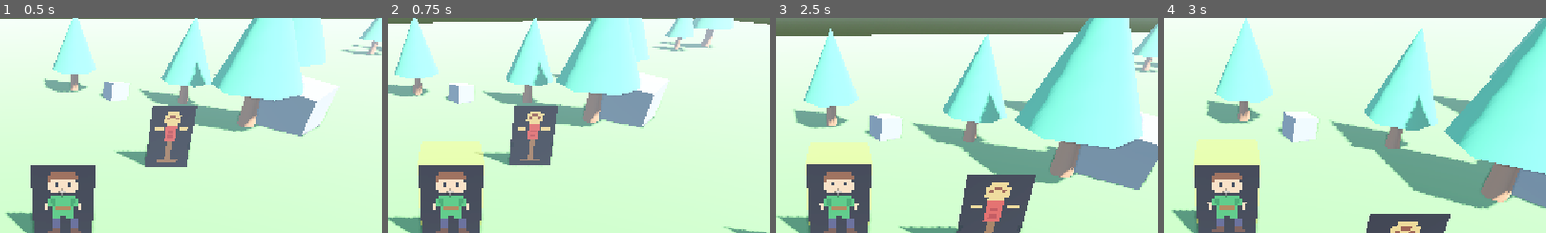
Above: before the commit, frames 1-4 (left to right).
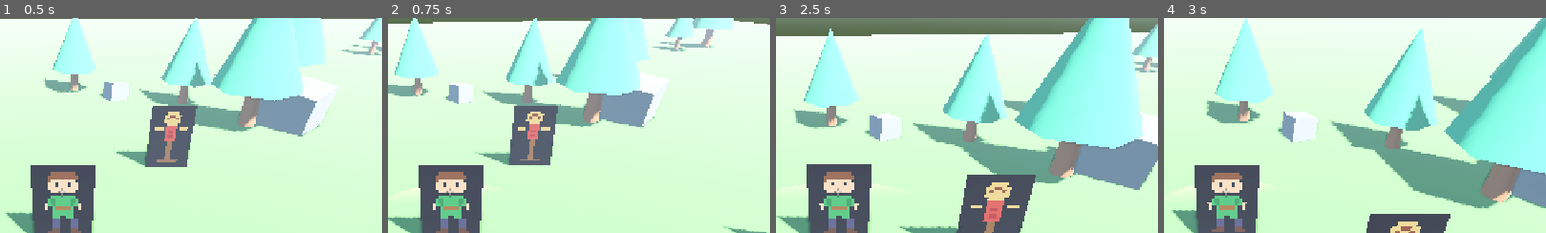
Above: after the commit, the same moments.

Repository: 7sda58/WEAPON_MASTERY_RPG
Game: Godot game, scene res://scenes/levels/test_arena.tscn
Two runs of this game, one before a commit and one after it. Both use one fixed random seed, a clock stepped at 60 frames per second and the inputs below.
Inputs (mouse positions are % of the whole screen's width and height, from its top left):
- Up to frame 1 (0.5 s): no input
- Up to frame 2 (0.75 s): tap Enter at 0.5 s; move the mouse to (55, 50) at 0.52 s; hold W (move_up) from 0.53 s (still down); click (55, 50) at 0.6 s
- Up to frame 3 (2.5 s): keep holding W (move_up); right-click (55, 50) at 0.8 s; move the mouse to (45, 50) at 1.27 s; right-click (45, 50) at 1.35 s; tap R at 1.55, 2.1 s; move the mouse to (52, 48) at 2.02 s; click (52, 48) at 2.3 s
- Up to frame 4 (3 s): keep holding W (move_up); move the mouse to (49, 52) at 2.77 s; click (49, 52) at 2.85 s
The pictures show only the part of the screen within x 42-92%, y 9-59%; the shares and areas given below are measured in that part.

Frame 1 is identical in both runs. In frame 2, 2.1% of the frame differs, in the area x 2-26%, y 57-97%; in frame 3, 1.9%; in frame 4, 2.2%, in the area x 2-26%, y 56-96%.

Commit message:
2.12: slash trail, impact flash, contact sparks; death screen and respawn

Diff:
--- /dev/null
+++ b/scenes/ui/death_screen.tscn
@@ -0,0 +1,53 @@
+[gd_scene format=3 uid="uid://if4l8af0j81i"]
+
+[ext_resource type="Script" uid="uid://cqhk4v7nsoyy" path="res://scripts/ui/death_screen.gd" id="1_death"]
+
+[node name="DeathScreen" type="CanvasLayer"]
+layer = 10
+script = ExtResource("1_death")
+
+[node name="Overlay" type="ColorRect" parent="."]
+anchors_preset = 15
+anchor_right = 1.0
+anchor_bottom = 1.0
+grow_horizontal = 2
+grow_vertical = 2
+mouse_filter = 2
+color = Color(0.05, 0.0, 0.0, 0.7)
+
+[node name="Title" type="Label" parent="."]
+anchors_preset = 8
+anchor_left = 0.5
+anchor_top = 0.5
+anchor_right = 0.5
+anchor_bottom = 0.5
+offset_left = -400.0
+offset_top = -80.0
+offset_right = 400.0
+offset_bottom = 20.0
+pivot_offset = Vector2(400, 50)
+theme_override_colors/font_color = Color(0.85, 0.12, 0.1, 1)
+theme_override_colors/font_outline_color = Color(0, 0, 0, 1)
+theme_override_constants/outline_size = 14
+theme_override_font_sizes/font_size = 84
+text = "YOU DIED"
+horizontal_alignment = 1
+vertical_alignment = 1
+
+[node name="Hint" type="Label" parent="."]
+anchors_preset = 8
+anchor_left = 0.5
+anchor_top = 0.5
+anchor_right = 0.5
+anchor_bottom = 0.5
+offset_left = -400.0
+offset_top = 40.0
+offset_right = 400.0
+offset_bottom = 80.0
+theme_override_colors/font_color = Color(0.9, 0.9, 0.9, 1)
+theme_override_colors/font_outline_color = Color(0, 0, 0, 1)
+theme_override_constants/outline_size = 6
+theme_override_font_sizes/font_size = 24
+text = "Press R to respawn"
+horizontal_alignment = 1
+vertical_alignment = 1
--- a/scripts/enemies/slime.gd
+++ b/scripts/enemies/slime.gd
@@ -50,6 +50,7 @@
 
 
 func _ready() -> void:
+	add_to_group("enemies")
 	_spawn_pos = global_position
 	# แยกวัสดุของแต่ละตัว ไม่ให้สไลม์หลายตัวกระพริบพร้อมกัน
 	_danger_mat = danger_mesh.get_active_material(0).duplicate()
@@ -59,6 +60,8 @@
 	health.damaged.connect(_on_damaged)
 	health.died.connect(_on_died)
 	hitbox.parried.connect(_on_parried)
+	hitbox.hitstop_seconds = 0.09            # ถูกสไลม์ชน = หนักกว่าดาบเรา
+	hitbox.spark_color = Color(1.0, 0.4, 0.3)
 
 
 func _physics_process(delta: float) -> void:
@@ -258,3 +261,11 @@
 	body.modulate = Color.WHITE
 	body.scale = Vector3.ONE
 	_set_state(State.IDLE)
+
+
+## ผู้เล่นเกิดใหม่ → ศัตรูกลับจุดเดิม HP เต็ม
+func reset_enemy() -> void:
+	hitbox.deactivate()
+	danger_zone.visible = false
+	alert.visible = false
+	_respawn()
--- a/scripts/player/player.gd
+++ b/scripts/player/player.gd
@@ -9,8 +9,10 @@
 ## Task 2.13 — Input Buffer: กดปุ่มล่วงหน้าระหว่างท่าได้
 ## Task 2.14 — Perfect Dodge: หลบตรงจังหวะ → Stamina คืน + Slow-motion
 ## Task 2.15 — Parry: กดตรงจังหวะ → ไม่เสียเลือด ศัตรูเสียหลัก (ตีแรง ×2)
-
-enum State { NORMAL, ATTACK, DODGE, PARRY, DEAD }
+## Task 2.12 — Combat Feedback: รอยดาบ / กล้องสั่น / โดนตีแล้วกระเด็นและชะงัก (Hitstop + ประกายไฟอยู่ใน hitbox.gd)
+## ตาย → หน้าจอ YOU DIED → กด R เกิดใหม่ที่จุดเริ่ม (ศัตรูรีเซ็ตด้วย)
+
+enum State { NORMAL, ATTACK, DODGE, PARRY, HITSTUN, DEAD }
 
 ## ความเร็วเดิน (เมตรต่อวินาที)
 @export var walk_speed: float = 4.0
@@ -67,6 +69,22 @@
 ## นานกี่วินาที (เวลาจริง)
 @export var slow_mo_seconds: float = 0.3
 
+@export_group("Hit Reaction (โดนตี)")
+## ชะงักกี่เฟรมเมื่อโดนตี (ขยับ/โจมตีไม่ได้)
+@export var hitstun_frames: int = 16
+## ความเร็วกระเด็นตอนโดนตี (เมตรต่อวินาที)
+@export var knockback_speed: float = 6.0
+
+@export_group("Camera Shake")
+## สั่นเมื่อเราตีโดน
+@export var shake_on_hit: float = 0.06
+## สั่นเมื่อเราโดนตี (แรงกว่า)
+@export var shake_on_hurt: float = 0.16
+## สั่นเมื่อ Parry สำเร็จ
+@export var shake_on_parry: float = 0.1
+## ลดแรงสั่นต่อวินาที
+@export var shake_decay: float = 0.9
+
 @export_group("Input Buffer")
 ## จำปุ่มที่กดล่วงหน้าไว้กี่เฟรม (6 เฟรม = 0.1 วินาที)
 @export var input_buffer_frames: int = 6
@@ -76,6 +94,7 @@
 const TINT_RECOVERY := Color(0.55, 0.55, 0.6, 1)
 const TINT_DEAD := Color(0.35, 0.35, 0.35, 1)
 const TINT_PARRY := Color(0.6, 0.85, 1.6, 1)
+const DEATH_SCREEN := preload("res://scenes/ui/death_screen.tscn")
 
 var state: State = State.NORMAL
 ## ทิศที่ตัวละครหัน (แนวราบ, ความยาว 1)
@@ -87,6 +106,9 @@
 var _ignore_attack_frames: int = 0
 
 var hurtbox: Hurtbox
+var _shake: float = 0.0
+var _spawn_pos: Vector3
+var _death_screen: CanvasLayer
 var _buffered_action: StringName = &""
 var _buffer_left: int = 0
 
@@ -97,15 +119,21 @@
 @onready var facing_arrow: Node3D = $FacingArrow
 @onready var camera_pivot: Node3D = $CameraPivot
 @onready var spring_arm: SpringArm3D = $CameraPivot/SpringArm3D
+@onready var camera: Camera3D = $CameraPivot/SpringArm3D/Camera3D
 
 
 func _ready() -> void:
 	add_to_group("player")
+	_spawn_pos = global_position
+	_death_screen = DEATH_SCREEN.instantiate()
+	add_child(_death_screen)
+	_death_screen.respawn_requested.connect(respawn)
 	spring_arm.add_excluded_object(get_rid())  # กล้องไม่ชนตัวผู้เล่นเอง
 	Input.mouse_mode = Input.MOUSE_MODE_CAPTURED
 	health.health_changed.connect(_on_health_changed)
 	health.damaged.connect(_on_damaged)
 	health.died.connect(_on_died)
+	hitbox.hit_landed.connect(func(_h: Hurtbox) -> void: shake(shake_on_hit))
 	_create_hurtbox()
 
 
@@ -130,8 +158,9 @@
 
 ## ถูกโจมตี — ถ้าอยู่ในช่วง i-frame จะไม่เสียเลือด
 ## โดนในช่วงต้นของ i-frame = Perfect Dodge
-func _on_hurtbox_hit(_hitbox: Hitbox) -> void:
+func _on_hurtbox_hit(attacker: Hitbox) -> void:
 	if not health.invincible:
+		_take_hit(attacker)
 		return
 	var perfect_end: int = iframe_start + perfect_dodge_frames - 1
 	if state == State.DODGE and _state_frame <= perfect_end:
@@ -149,14 +178,57 @@
 	DamageNumber.spawn_text(get_tree().current_scene, global_position, "PARRY!", Color(1.0, 0.95, 0.4))
 	body.modulate = TINT_NORMAL
 	state = State.NORMAL
+	shake(shake_on_parry)
+	HitSpark.spawn(get_tree().current_scene, hurtbox.get_center() + facing * 0.4, Color(0.7, 0.9, 1.0), 24)
 	_slow_motion()
 
 
-## ทำให้เกมช้าลงชั่วครู่ — นับเวลาจริง ไม่ช้าตาม
+## ทำให้เกมช้าลงชั่วครู่ (Perfect Dodge / Parry)
 func _slow_motion() -> void:
-	Engine.time_scale = slow_mo_scale
-	await get_tree().create_timer(slow_mo_seconds, true, false, true).timeout
-	Engine.time_scale = 1.0
+	HitStop.apply(slow_mo_scale, slow_mo_seconds)
+
+
+## โดนตีจริง — ยกเลิกท่าที่ทำอยู่ กระเด็นออกจากผู้โจมตี และชะงัก
+func _take_hit(attacker: Hitbox) -> void:
+	shake(shake_on_hurt)
+	if health.is_dead:
+		return
+	hitbox.deactivate()
+	hurtbox.parry_active = false
+	var away: Vector3 = global_position - attacker.global_position
+	away.y = 0.0
+	if away.length() < 0.01:
+		away = -facing
+	_set_horizontal(away.normalized() * knockback_speed)
+	state = State.HITSTUN
+	_state_frame = 0
+
+
+func _state_hitstun() -> void:
+	_state_frame += 1
+	velocity.x = move_toward(velocity.x, 0.0, 0.6)
+	velocity.z = move_toward(velocity.z, 0.0, 0.6)
+	# กระพริบแดง-ขาว
+	body.modulate = Color(2.0, 0.6, 0.6) if (_state_frame / 3) % 2 == 0 else TINT_NORMAL
+	if _state_frame >= hitstun_frames:
+		body.modulate = TINT_NORMAL
+		state = State.NORMAL
+
+
+# ---------------- กล้องสั่น ----------------
+## สั่งให้กล้องสั่น — ค่าใหม่แรงกว่าค่าที่สั่นอยู่ถึงจะแทนที่
+func shake(amount: float) -> void:
+	_shake = maxf(_shake, amount)
+
+
+func _process(delta: float) -> void:
+	if _shake > 0.0:
+		camera.h_offset = randf_range(-1.0, 1.0) * _shake
+		camera.v_offset = randf_range(-1.0, 1.0) * _shake
+		_shake = move_toward(_shake, 0.0, shake_decay * delta)
+	else:
+		camera.h_offset = 0.0
+		camera.v_offset = 0.0
 
 
 # ---------------- กล้องและเมาส์ ----------------
@@ -202,6 +274,8 @@
 			_state_dodge()
 		State.PARRY:
 			_state_parry()
+		State.HITSTUN:
+			_state_hitstun()
 		State.DEAD:
 			_set_horizontal(Vector3.ZERO)
 	if not is_on_floor():
@@ -297,6 +371,7 @@
 	elif _state_frame == active_start:
 		body.modulate = TINT_NORMAL
 		hitbox.activate()                   # Active: เปิด Hitbox
+		SlashEffect.spawn(self, Vector3(0, 0.8, 0), atan2(-facing.x, -facing.z) + 0.25)
 	elif _state_frame == active_end:
 		hitbox.deactivate()
 		body.modulate = TINT_RECOVERY       # Recovery: ตัวออกเข้ม
@@ -370,17 +445,42 @@
 
 
 func _on_died() -> void:
-	print("Player died")
 	_end_dodge()
 	if hurtbox:
 		hurtbox.parry_active = false
 	state = State.DEAD
 	hitbox.deactivate()
-	body.modulate = TINT_DEAD  # ชั่วคราว จนกว่าจะมีระบบตายจริง
+	_set_horizontal(Vector3.ZERO)
+	HitStop.apply(0.3, 0.7)                 # ช้าลงตอนล้ม ให้รู้ว่าตายแล้ว
+	# ล้มลง: ยุบตัว จมลงพื้น สีเทา
+	var t := create_tween().set_parallel(true)
+	t.tween_property(body, "modulate", TINT_DEAD, 0.4)
+	t.tween_property(body, "scale", Vector3(1.25, 0.35, 1.0), 0.35).set_trans(Tween.TRANS_BOUNCE).set_ease(Tween.EASE_OUT)
+	t.tween_property(body, "position:y", 0.3, 0.35)
+	await get_tree().create_timer(0.6, true, false, true).timeout
+	if state == State.DEAD:
+		_death_screen.show_death()
+
+
+## เกิดใหม่ที่จุดเริ่ม — HP/Stamina เต็ม และรีเซ็ตศัตรูทั้งหมด
+func respawn() -> void:
+	Engine.time_scale = 1.0
+	_death_screen.hide_death()
+	global_position = _spawn_pos
+	velocity = Vector3.ZERO
+	health.reset()
+	stamina.restore(stamina.max_stamina)
+	body.modulate = TINT_NORMAL
+	body.scale = Vector3.ONE
+	body.position.y = 0.75
+	state = State.NORMAL
+	_state_frame = 0
+	_buffered_action = &""
+	get_tree().call_group("enemies", "reset_enemy")
 
 
 # ---------------- DEBUG (ปุ่มทดสอบ — จะลบเมื่อปิด Phase 2) ----------------
-# F1 = โดนดาเมจ 15 | F2 = ใช้ Stamina 30 | F3 = ฟื้น HP เต็ม
+# F1 = โดนดาเมจ 15 | F2 = ใช้ Stamina 30 | F3 = เกิดใหม่ทันที
 # F4 = เปิด/ปิด "ดาเมจอัตโนมัติทุก 1 วินาที" ไว้ฝึกจับจังหวะหลบ
 var _debug_pulse: Timer
 
@@ -394,9 +494,7 @@
 				if not stamina.try_spend(30):
 					print("Stamina ไม่พอ!")
 			KEY_F3:
-				health.reset()
-				state = State.NORMAL
-				body.modulate = TINT_NORMAL
+				respawn()
 			KEY_F4:
 				_toggle_debug_pulse()
 
--- /dev/null
+++ b/scripts/systems/hit_spark.gd
@@ -0,0 +1,67 @@
+class_name HitSpark
+extends CPUParticles3D
+## ประกายไฟ + แสงวาบ ณ จุดปะทะ — สร้างแล้วลบตัวเองอัตโนมัติ
+## Task 2.12 — Combat Feedback
+## เรียกใช้: HitSpark.spawn(get_tree().current_scene, ตำแหน่ง, สี)
+
+
+static func spawn(world: Node, pos: Vector3, color: Color = Color(1, 0.9, 0.4), amount_count: int = 12) -> void:
+	# --- ประกายไฟกระจายสั้น ๆ รอบจุดปะทะ ---
+	var p := HitSpark.new()
+	p.emitting = false            # ห้ามปล่อยก่อนย้ายไปจุดปะทะ (ค่าเริ่มต้นของ Godot คือ true)
+	p.local_coords = true         # อนุภาคอยู่กับตำแหน่งของ node เสมอ
+	var mat := StandardMaterial3D.new()
+	mat.shading_mode = BaseMaterial3D.SHADING_MODE_UNSHADED
+	mat.billboard_mode = BaseMaterial3D.BILLBOARD_ENABLED
+	mat.vertex_color_use_as_albedo = true
+	mat.no_depth_test = true
+	var quad := QuadMesh.new()
+	quad.size = Vector2(0.07, 0.07)
+	quad.material = mat
+	p.mesh = quad
+	p.amount = amount_count
+	p.one_shot = true
+	p.explosiveness = 1.0
+	p.lifetime = 0.22
+	p.direction = Vector3.UP
+	p.spread = 180.0
+	p.initial_velocity_min = 1.5
+	p.initial_velocity_max = 3.5
+	p.gravity = Vector3(0, -6.0, 0)
+	p.damping_min = 6.0
+	p.damping_max = 10.0
+	p.scale_amount_min = 0.6
+	p.scale_amount_max = 1.3
+	p.color = color
+	p.cast_shadow = GeometryInstance3D.SHADOW_CASTING_SETTING_OFF
+	p.position = pos              # ตั้งตำแหน่งก่อนเข้าฉาก (ฉากหลักอยู่ที่จุด 0,0,0)
+	world.add_child(p)
+	p.global_position = pos
+	p.restart()                   # เริ่มปล่อยประกายที่จุดปะทะ
+	p.finished.connect(p.queue_free)
+
+	# --- แสงวาบรูปดาว ขยายแล้วหาย ---
+	var flash := MeshInstance3D.new()
+	var fmat := StandardMaterial3D.new()
+	fmat.shading_mode = BaseMaterial3D.SHADING_MODE_UNSHADED
+	fmat.billboard_mode = BaseMaterial3D.BILLBOARD_ENABLED
+	fmat.transparency = BaseMaterial3D.TRANSPARENCY_ALPHA
+	fmat.no_depth_test = true
+	fmat.albedo_color = Color(color.r, color.g, color.b, 0.9)
+	var fquad := QuadMesh.new()
+	fquad.size = Vector2(0.55, 0.12)
+	fquad.material = fmat
+	flash.mesh = fquad
+	flash.cast_shadow = GeometryInstance3D.SHADOW_CASTING_SETTING_OFF
+	var flash2 := flash.duplicate() as MeshInstance3D
+	flash.position = pos
+	world.add_child(flash)
+	flash.global_position = pos
+	flash.add_child(flash2)
+	flash2.rotation.z = PI / 2.0   # แท่งตั้ง + แท่งนอน = กากบาท
+	flash.rotation.z = randf_range(-0.6, 0.6)
+	flash.scale = Vector3.ONE * 0.4
+	var t := flash.create_tween().set_parallel(true)
+	t.tween_property(flash, "scale", Vector3.ONE * 1.2, 0.1)
+	t.tween_property(fmat, "albedo_color:a", 0.0, 0.12).set_delay(0.03)
+	t.chain().tween_callback(flash.queue_free)
--- /dev/null
+++ b/scripts/systems/hit_stop.gd
@@ -0,0 +1,20 @@
+class_name HitStop
+extends RefCounted
+## Hitstop / Slow-motion — หยุดหรือชะลอเกมชั่วครู่ให้รู้สึกถึงแรงกระแทก
+## Task 2.12 — Combat Feedback
+## เรียกใช้จากที่ไหนก็ได้: HitStop.apply(0.05, 0.06)  ← เกมช้าเหลือ 5% นาน 0.06 วินาที (เวลาจริง)
+## ถ้าเรียกซ้อนกัน ตัวที่เรียกล่าสุดเป็นตัวกำหนดเวลาจบ
+
+static var _token: int = 0
+
+
+static func apply(time_scale: float, real_seconds: float) -> void:
+	var tree := Engine.get_main_loop() as SceneTree
+	if tree == null:
+		return
+	_token += 1
+	var my_token: int = _token
+	Engine.time_scale = time_scale
+	await tree.create_timer(real_seconds, true, false, true).timeout
+	if my_token == _token:
+		Engine.time_scale = 1.0
--- a/scripts/systems/hitbox.gd
+++ b/scripts/systems/hitbox.gd
@@ -1,15 +1,24 @@
 class_name Hitbox
 extends Area3D
 ## พื้นที่โจมตี — เปิดเฉพาะช่วง Active ของท่าโจมตี
-## Task 2.10 — Hit Detection
+## Task 2.10 — Hit Detection / Task 2.12 — Hitstop + ประกายไฟเมื่อโดน
 ## ตีโดน Hurtbox ได้ครั้งเดียวต่อการเปิดหนึ่งครั้ง (ไม่โดนซ้ำหลายเฟรม)
 
 ## ถูก Parry สำเร็จ — เจ้าของท่า (เช่น ศัตรู) ใช้สัญญาณนี้เข้าสถานะเสียหลัก
 signal parried
+## ตีโดนและดาเมจเข้าจริง — เจ้าของใช้สั่นกล้อง ฯลฯ
+signal hit_landed(hurtbox: Hurtbox)
 
 @export var damage: int = 10
-## false = ท่านี้ Parry ไม่ได้ (ต้องหลบเท่านั้น) — Task 3.16 จะใช้สัญญาณสีแดงบอกผู้เล่น
+## false = ท่านี้ Parry ไม่ได้ (ต้องหลบเท่านั้น)
 @export var parryable: bool = true
+
+@export_group("Feedback")
+## เกมหยุดนานแค่ไหนเมื่อโดน (วินาทีจริง) — 0.06 ≈ 4 เฟรม, 0 = ปิด
+@export var hitstop_seconds: float = 0.06
+@export var spark_color: Color = Color(1, 0.9, 0.4)
+## แสดงกล่องสีเหลือง (ใช้ตอนดีบักเท่านั้น)
+@export var show_debug_box: bool = false
 
 var _already_hit: Array[Area3D] = []
 
@@ -41,12 +50,25 @@
 
 
 func _on_area_entered(area: Area3D) -> void:
-	if area is Hurtbox and not _already_hit.has(area):
-		_already_hit.append(area)
-		area.receive_hit(self)
+	if not (area is Hurtbox) or _already_hit.has(area):
+		return
+	_already_hit.append(area)
+	var hurtbox := area as Hurtbox
+	if hurtbox.receive_hit(self):
+		# จุดปะทะ: ผิวด้านหน้าของตัวที่ถูกตี ฝั่งที่หันหาผู้โจมตี
+		var target: Vector3 = hurtbox.get_center()
+		var to_attacker: Vector3 = get_parent().global_position - target
+		to_attacker.y = 0.0
+		var contact: Vector3 = target
+		if to_attacker.length() > 0.01:
+			contact += to_attacker.normalized() * 0.35
+		HitSpark.spawn(get_tree().current_scene, contact, spark_color)
+		if hitstop_seconds > 0.0:
+			HitStop.apply(0.05, hitstop_seconds)
+		hit_landed.emit(hurtbox)
 
 
-## แสดงกล่องสีเหลืองโปร่ง (ชั่วคราว จนกว่าจะมีเอฟเฟกต์จริง)
+## กล่องสีเหลืองโปร่ง — แสดงเฉพาะเมื่อเปิด show_debug_box
 func _set_visual(on: bool) -> void:
 	if has_node("Visual"):
-		$Visual.visible = on
+		$Visual.visible = on and show_debug_box
--- a/scripts/systems/hurtbox.gd
+++ b/scripts/systems/hurtbox.gd
@@ -21,11 +21,22 @@
 	monitorable = true
 
 
-func receive_hit(hitbox: Hitbox) -> void:
+## คืนค่า true ถ้าดาเมจเข้าจริง (ไม่ถูก Parry และไม่ได้อยู่ในช่วงอมตะ)
+func receive_hit(hitbox: Hitbox) -> bool:
 	if parry_active and hitbox.parryable:
 		hitbox.got_parried()
 		parried.emit(hitbox)
-		return
+		return false
+	var landed: bool = health != null and not health.invincible and not health.is_dead
 	if health:
 		health.take_damage(roundi(hitbox.damage * damage_multiplier))
 	hit_received.emit(hitbox)
+	return landed
+
+
+## จุดกลางของพื้นที่รับดาเมจ (ใช้วางเอฟเฟกต์)
+func get_center() -> Vector3:
+	for c in get_children():
+		if c is CollisionShape3D:
+			return c.global_position
+	return global_position
--- /dev/null
+++ b/scripts/systems/slash_effect.gd
@@ -0,0 +1,59 @@
+class_name SlashEffect
+extends MeshInstance3D
+## รอยดาบโค้งตอนฟัน — ติดไปกับตัวผู้ฟัน แล้วจางหายเอง
+## Task 2.12 — Combat Feedback
+## เรียกใช้: SlashEffect.spawn(self, Vector3(0, 0.8, 0), yaw)
+
+static var _arc_mesh: ArrayMesh
+
+
+static func spawn(parent: Node3D, local_pos: Vector3, yaw: float, color: Color = Color(1.0, 0.97, 0.8)) -> void:
+	var s := SlashEffect.new()
+	s.mesh = _get_mesh()
+	var mat := StandardMaterial3D.new()
+	mat.shading_mode = BaseMaterial3D.SHADING_MODE_UNSHADED
+	mat.transparency = BaseMaterial3D.TRANSPARENCY_ALPHA
+	mat.cull_mode = BaseMaterial3D.CULL_DISABLED
+	mat.vertex_color_use_as_albedo = true
+	mat.albedo_color = color
+	s.material_override = mat
+	s.cast_shadow = GeometryInstance3D.SHADOW_CASTING_SETTING_OFF
+	parent.add_child(s)
+	s.position = local_pos
+	s.rotation = Vector3(deg_to_rad(-12.0), yaw, 0.0)  # เอียงเล็กน้อยให้มองเห็นจากกล้องด้านหลัง
+	s.scale = Vector3.ONE * 0.75
+	var t := s.create_tween().set_parallel(true)
+	t.tween_property(s, "scale", Vector3.ONE * 1.1, 0.16).set_trans(Tween.TRANS_CUBIC).set_ease(Tween.EASE_OUT)
+	t.tween_property(s, "rotation:y", yaw - 0.5, 0.16)                  # กวาดไปด้านข้าง
+	t.tween_property(mat, "albedo_color:a", 0.0, 0.2).set_delay(0.04)
+	t.chain().tween_callback(s.queue_free)
+
+
+## สร้างรูปพระจันทร์เสี้ยวครั้งเดียวแล้วใช้ซ้ำ — ขอบนอกสว่าง ขอบในโปร่ง ปลายสองข้างจาง
+static func _get_mesh() -> ArrayMesh:
+	if _arc_mesh:
+		return _arc_mesh
+	var st := SurfaceTool.new()
+	st.begin(Mesh.PRIMITIVE_TRIANGLES)
+	var seg: int = 16
+	var inner: float = 0.45
+	var outer: float = 1.4
+	var half_angle: float = deg_to_rad(75.0)
+	for i in seg:
+		var a0: float = lerpf(-half_angle, half_angle, float(i) / seg)
+		var a1: float = lerpf(-half_angle, half_angle, float(i + 1) / seg)
+		var f0: float = sin(PI * float(i) / seg)
+		var f1: float = sin(PI * float(i + 1) / seg)
+		var d0 := Vector3(sin(a0), 0.0, -cos(a0))
+		var d1 := Vector3(sin(a1), 0.0, -cos(a1))
+		var o0 := Color(1, 1, 1, 0.95 * f0)
+		var o1 := Color(1, 1, 1, 0.95 * f1)
+		var n := Color(1, 1, 1, 0.0)
+		st.set_color(n); st.add_vertex(d0 * inner)
+		st.set_color(o0); st.add_vertex(d0 * outer)
+		st.set_color(o1); st.add_vertex(d1 * outer)
+		st.set_color(n); st.add_vertex(d0 * inner)
+		st.set_color(o1); st.add_vertex(d1 * outer)
+		st.set_color(n); st.add_vertex(d1 * inner)
+	_arc_mesh = st.commit()
+	return _arc_mesh
--- /dev/null
+++ b/scripts/ui/death_screen.gd
@@ -0,0 +1,43 @@
+extends CanvasLayer
+## หน้าจอตาย — จอมืดลง ขึ้น YOU DIED แล้วรอกด R เพื่อเกิดใหม่
+
+signal respawn_requested
+
+@onready var overlay: ColorRect = $Overlay
+@onready var title: Label = $Title
+@onready var hint: Label = $Hint
+
+var _can_respawn: bool = false
+
+
+func _ready() -> void:
+	visible = false
+
+
+func show_death() -> void:
+	visible = true
+	_can_respawn = false
+	overlay.modulate.a = 0.0
+	title.modulate.a = 0.0
+	hint.modulate.a = 0.0
+	title.scale = Vector2.ONE * 1.3
+	var t := create_tween().set_ignore_time_scale(true)
+	t.tween_property(overlay, "modulate:a", 1.0, 1.0)
+	t.parallel().tween_property(title, "modulate:a", 1.0, 0.8).set_delay(0.3)
+	t.parallel().tween_property(title, "scale", Vector2.ONE, 1.4).set_delay(0.3) \
+		.set_trans(Tween.TRANS_CUBIC).set_ease(Tween.EASE_OUT)
+	t.tween_property(hint, "modulate:a", 1.0, 0.4)
+	t.tween_callback(func() -> void: _can_respawn = true)
+
+
+func hide_death() -> void:
+	visible = false
+	_can_respawn = false
+
+
+func _unhandled_input(event: InputEvent) -> void:
+	if not visible or not _can_respawn:
+		return
+	if event is InputEventKey and event.pressed and not event.echo and event.keycode == KEY_R:
+		get_viewport().set_input_as_handled()
+		respawn_requested.emit()
Not shown, added: scripts/systems/hit_spark.gd.uid
Not shown, added: scripts/systems/hit_stop.gd.uid
Not shown, added: scripts/systems/slash_effect.gd.uid
Not shown, added: scripts/ui/death_screen.gd.uid
